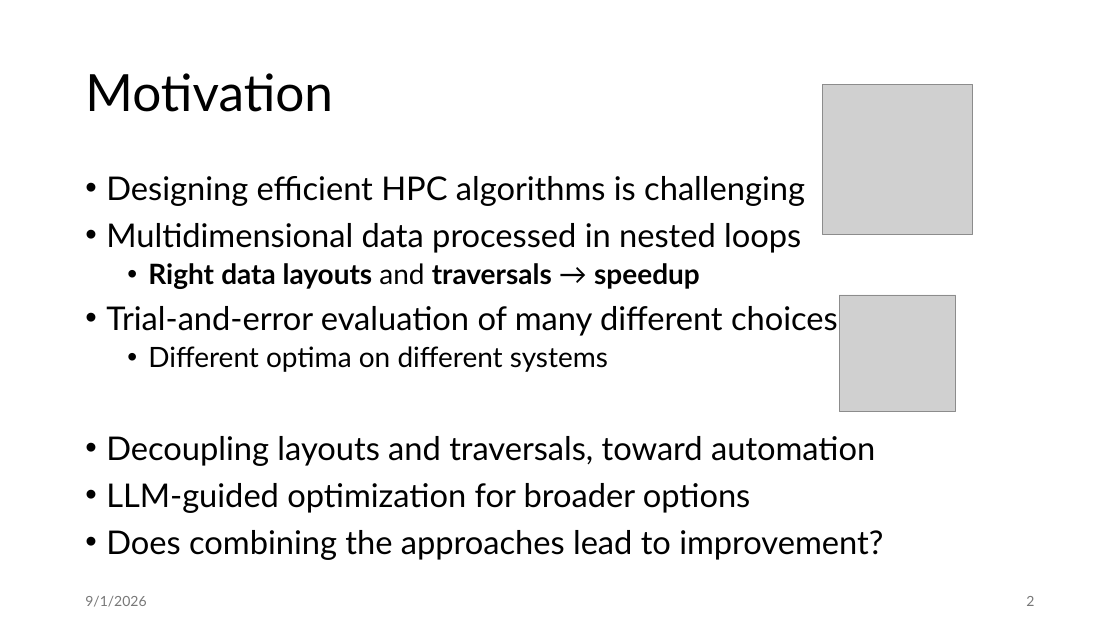
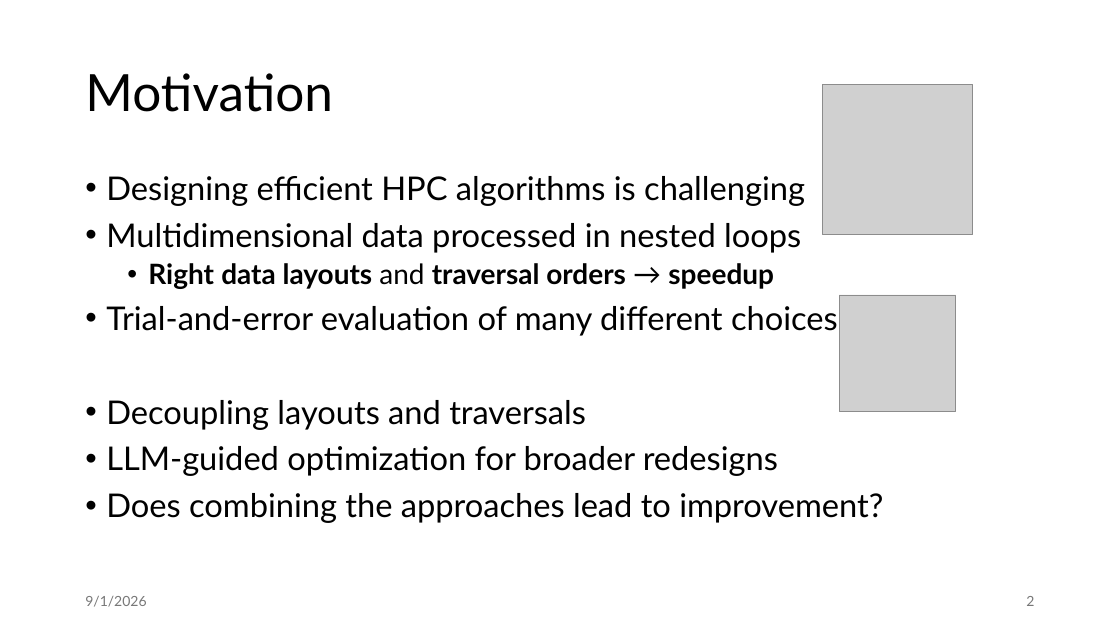
Before and after one commit to jiriklepl/phd-thesis, a slide deck: slide 2 of slides/Optimizing Memory Layouts and Traversal Orders in High-Performance Computing.pptx. Drawn at 1120x630 pixels with LibreOffice and Linux fonts; fonts in the diff are those of the drawing; grey boxes stand for pictures. Boxes give left, top, right and bottom in pixels: in the first picture for what was removed or moved away, otherwise in the second. Text is boxed around its words. In the diff, an @@ line names an element or a change of style, - is before the commit and + after.

```diff
--- a/slides/Optimizing Memory Layouts and Traversal Orders in High-Performance Computing.pptx
+++ b/slides/Optimizing Memory Layouts and Traversal Orders in High-Performance Computing.pptx
@@ text at <box>148,263,774,289</box>: text changed @@
-  • Right data layouts and traversals → speedup
+  • Right data layouts and traversal orders → speedup
@@ text at <box>106,400,778,476</box>: text changed @@
-  • Different optima on different systems
-• Decoupling layouts and traversals, toward automation
-• LLM-guided optimization for broader options
+• Decoupling layouts and traversals
+• LLM-guided optimization for broader redesigns
```
Also in this commit, not shown: 1 other slide changed.
